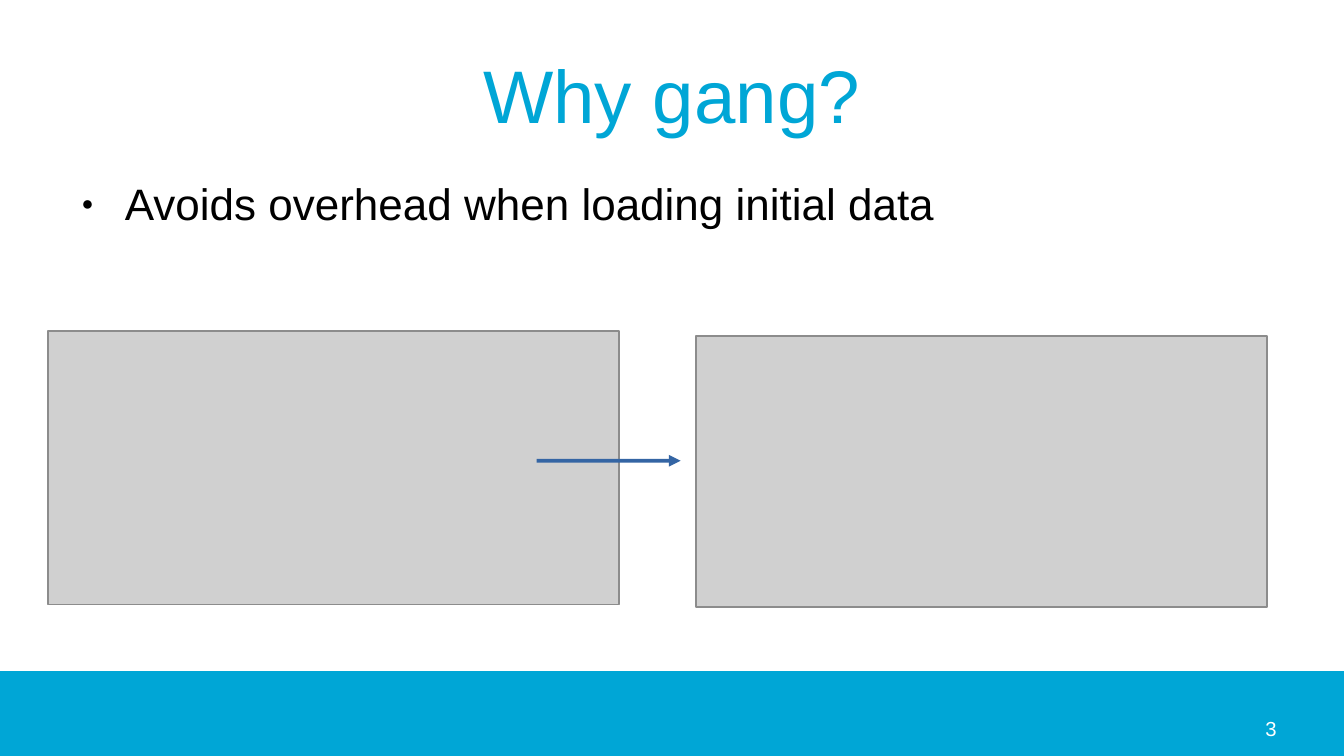
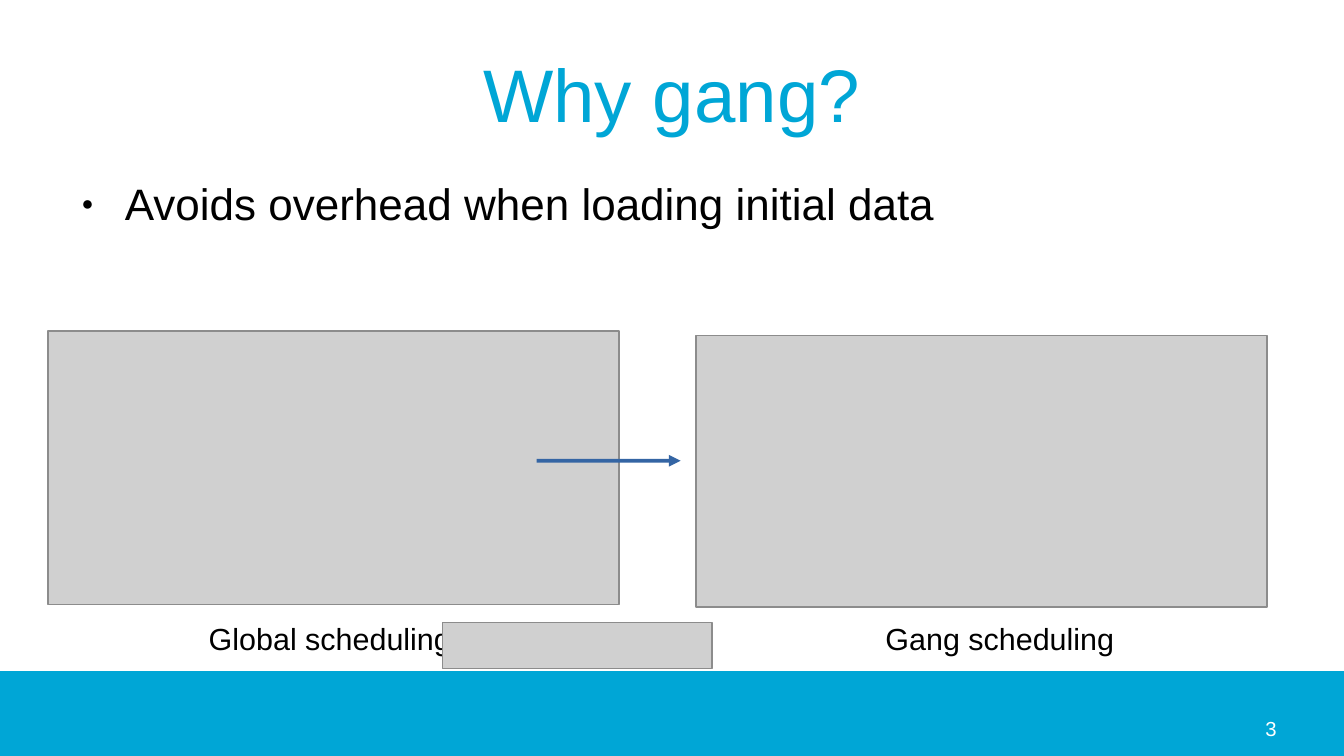
Before and after one commit to jmigual/APATeoria, a slide deck: slide 3 of Notes/TFM_presentations/2020_02_24/2020_02_24.odp. Drawn at 1344x756 pixels with LibreOffice and Linux fonts; fonts in the diff are those of the drawing; grey boxes stand for pictures; background and template pictures are left out. Boxes give left, top, right and bottom in pixels: in the first picture for what was removed or moved away, otherwise in the second. Text is boxed around its words. In the diff, an @@ line names an element or a change of style, - is before the commit and + after.

Commit message:
Added new figures and more info for the presentation

```diff
--- a/Notes/TFM_presentations/2020_02_24/2020_02_24.odp
+++ b/Notes/TFM_presentations/2020_02_24/2020_02_24.odp
@@ text added at (x1=209, y1=626, x2=451, y2=656), 18 pt, text #000000 @@
+Global scheduling
@@ picture added at (x1=443, y1=623, x2=712, y2=668) @@
@@ text added at (x1=885, y1=628, x2=1114, y2=656), 18 pt, text #000000 @@
+Gang scheduling
```
Also in this commit, not shown: 6 other slides changed, 6 slides added, 2 slides removed, 17 other files.
